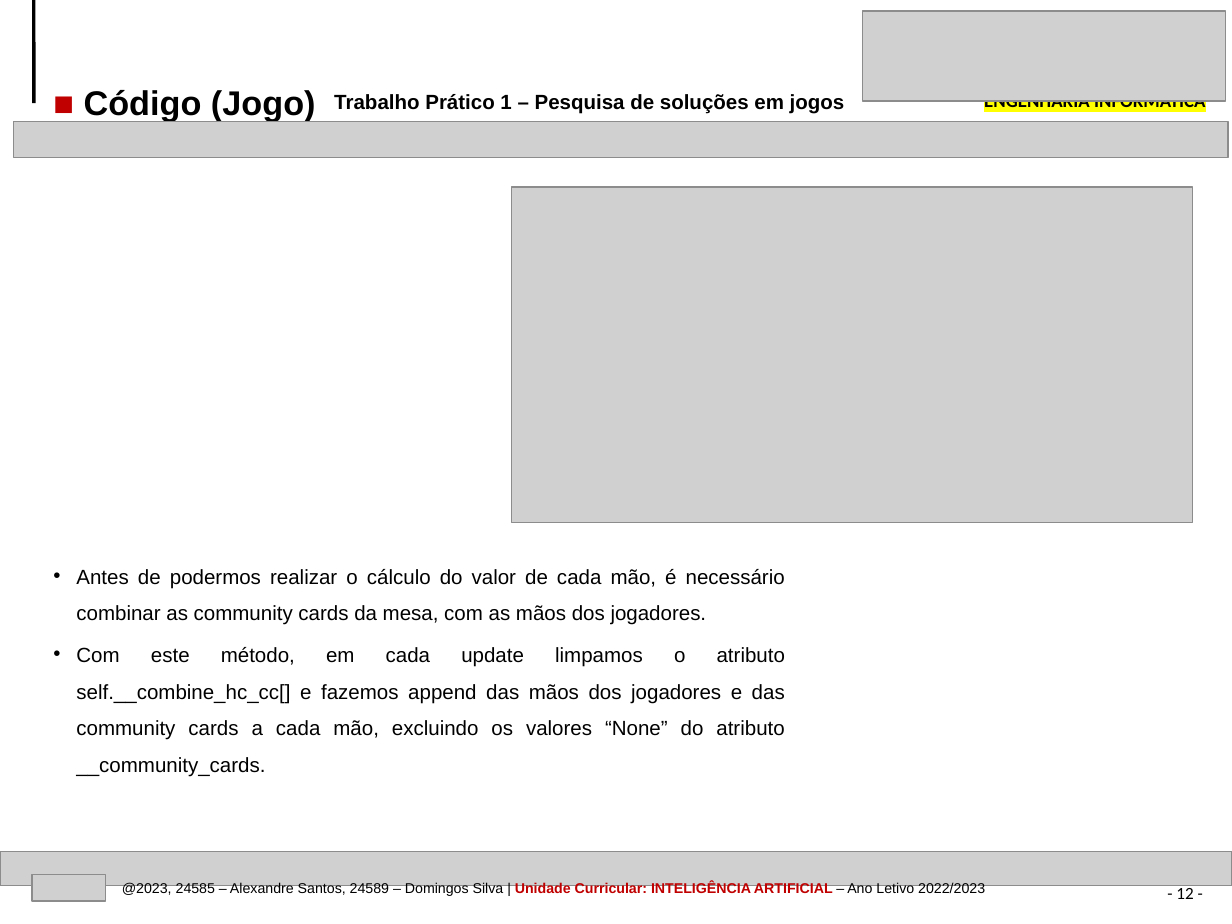
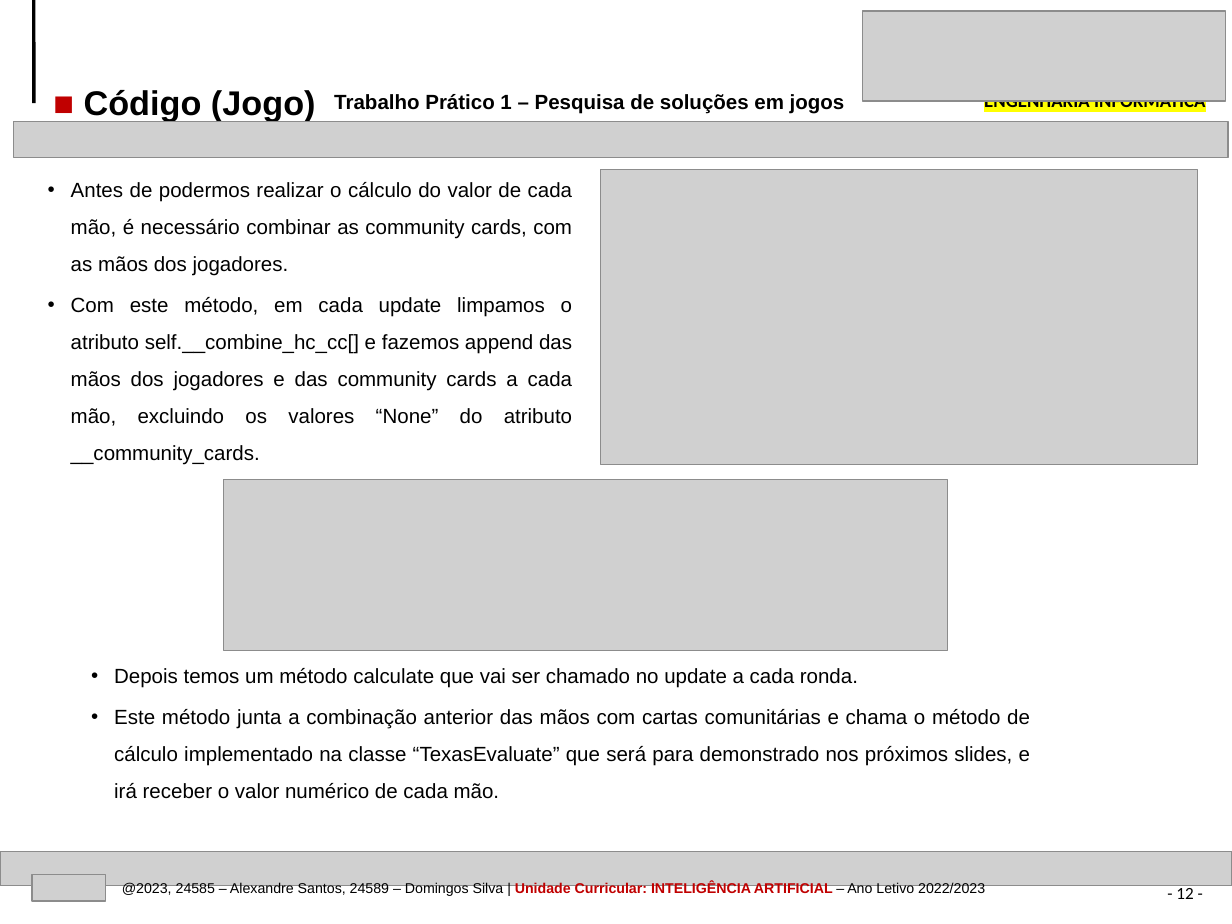
Before and after one commit to AlexandrePSantos/IPVC_EI_IA_TP1_TexasHoldEm, a slide deck: slide 12 of IPVC-EI-IA-TrabPratico1-Pesquisa_solucoes_jogos-24585-24589.pptx. Drawn at 1232x924 pixels with LibreOffice and Linux fonts; fonts in the diff are those of the drawing; grey boxes stand for pictures. Boxes give left, top, right and bottom in pixels: in the first picture for what was removed or moved away, otherwise in the second. Text is boxed around its words. In the diff, an @@ line names an element or a change of style, - is before the commit and + after.

```diff
--- a/IPVC-EI-IA-TrabPratico1-Pesquisa_solucoes_jogos-24585-24589.pptx
+++ b/IPVC-EI-IA-TrabPratico1-Pesquisa_solucoes_jogos-24585-24589.pptx
@@ text "Antes de podermos realizar o ...": place and size @@
-text "Antes de podermos realizar o ..." at [76,569,785,777]
+text "Antes de podermos realizar o ..." at [71,182,572,465]
@@ picture: place and size @@
-picture at [511,187,1193,524]
+picture at [601,170,1199,464]
@@ text at [71,182,572,276]: text changed @@
-• Antes de podermos realizar o cálculo do valor de cada mão, é necessário combinar as community cards da mesa, com as mãos dos jogadores.
+• Antes de podermos realizar o cálculo do valor de cada mão, é necessário combinar as community cards, com as mãos dos jogadores.
@@ picture added at [223,479,947,650] @@
@@ text added at [114,668,1030,799], 12 pt, text #000000 @@
+• Depois temos um método calculate que vai ser chamado no update a cada ronda.
+• Este método junta a combinação anterior das mãos com cartas comunitárias e chama o método de cálculo implementado na classe “TexasEvaluate” que será para demonstrado nos próximos slides, e irá receber o valor numérico de cada mão.
```
Also in this commit, not shown: 6 other slides changed, 2 slides added, 10 other files.
